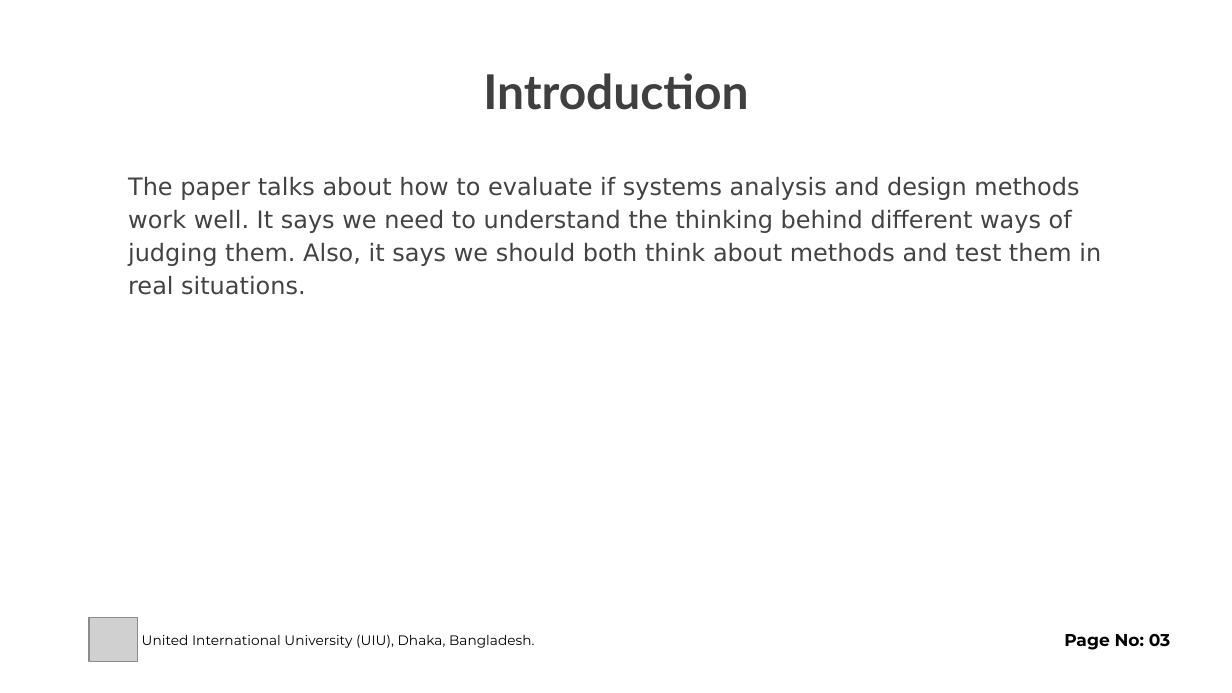
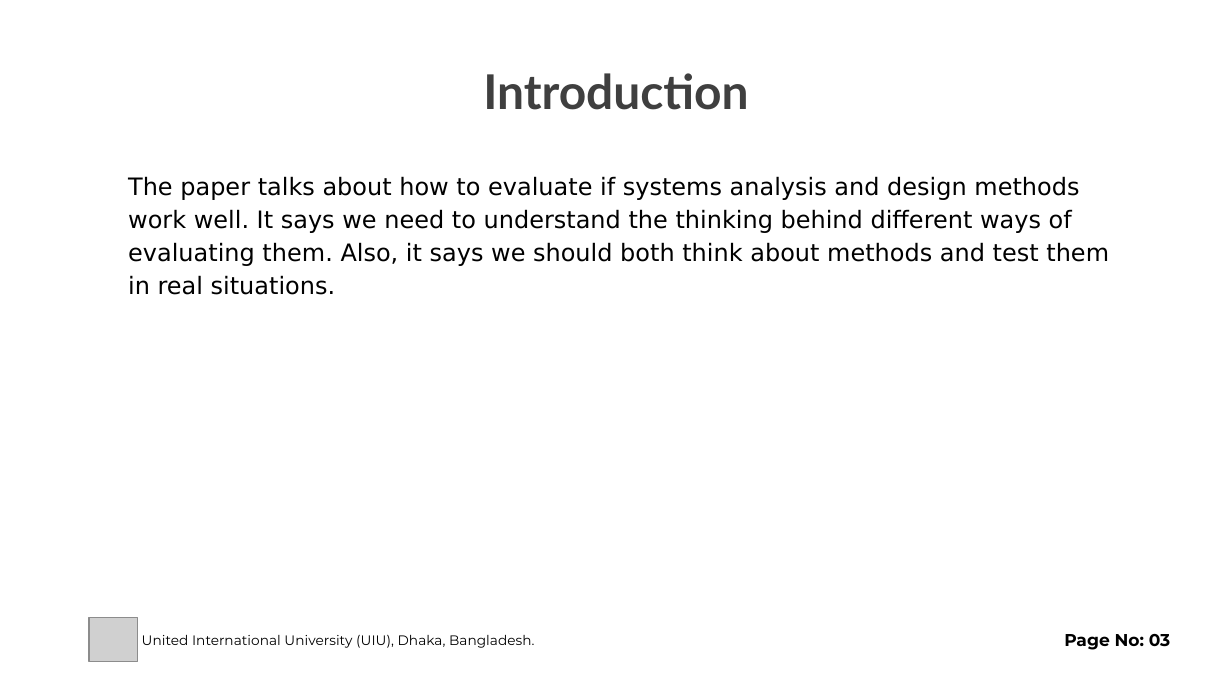
Before and after one commit to SifatNiloy/backups, a slide deck: slide 3 of Reacherch Paper Review.pptx. Drawn at 1232x693 pixels with LibreOffice and Linux fonts; fonts in the diff are those of the drawing; grey boxes stand for pictures. Boxes give left, top, right and bottom in pixels: in the first picture for what was removed or moved away, otherwise in the second. Text is boxed around its words. In the diff, an @@ line names an element or a change of style, - is before the commit and + after.

Commit message:
research paper slides

```diff
--- a/Reacherch Paper Review.pptx
+++ b/Reacherch Paper Review.pptx
@@ text at (128, 176, 1109, 295): text changed; text colour #434343 to #000000 @@
-The paper talks about how to evaluate if systems analysis and design methods work well. It says we need to understand the thinking behind different ways of judging them. Also, it says we should both think about methods and test them in real situations.
+The paper talks about how to evaluate if systems analysis and design methods work well. It says we need to understand the thinking behind different ways of evaluating them. Also, it says we should both think about methods and test them in real situations.
```
Also in this commit, not shown: 10 other slides changed, 3 slides added, 2 slides removed.
